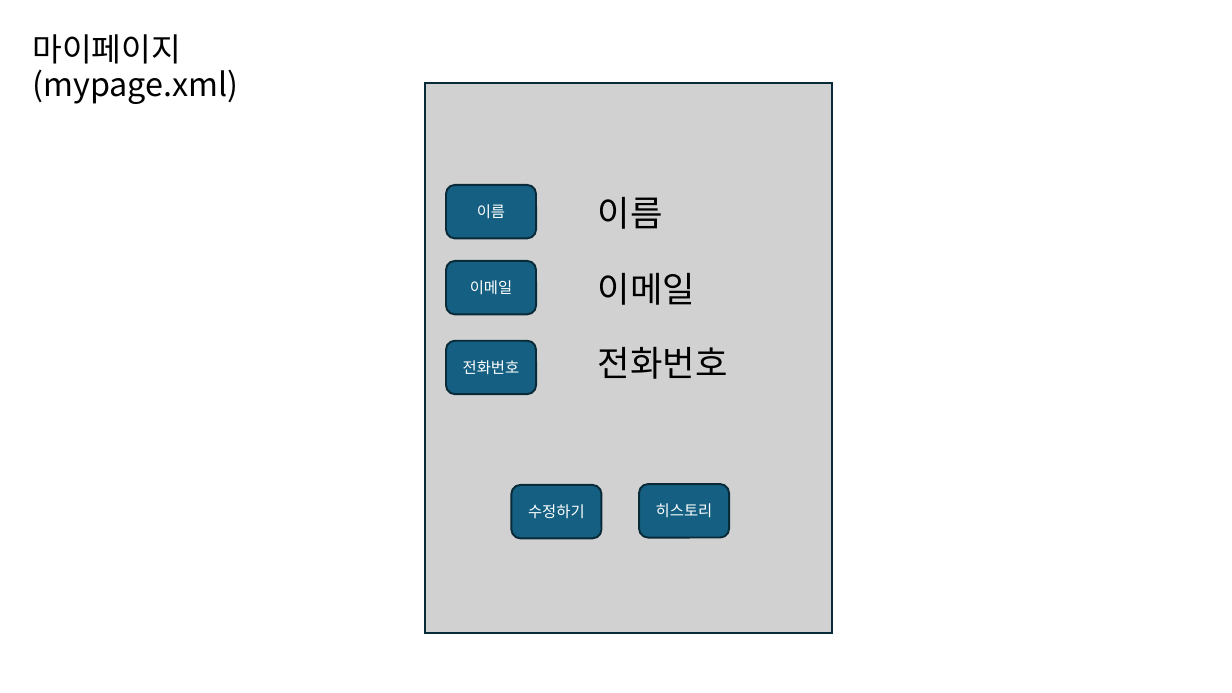
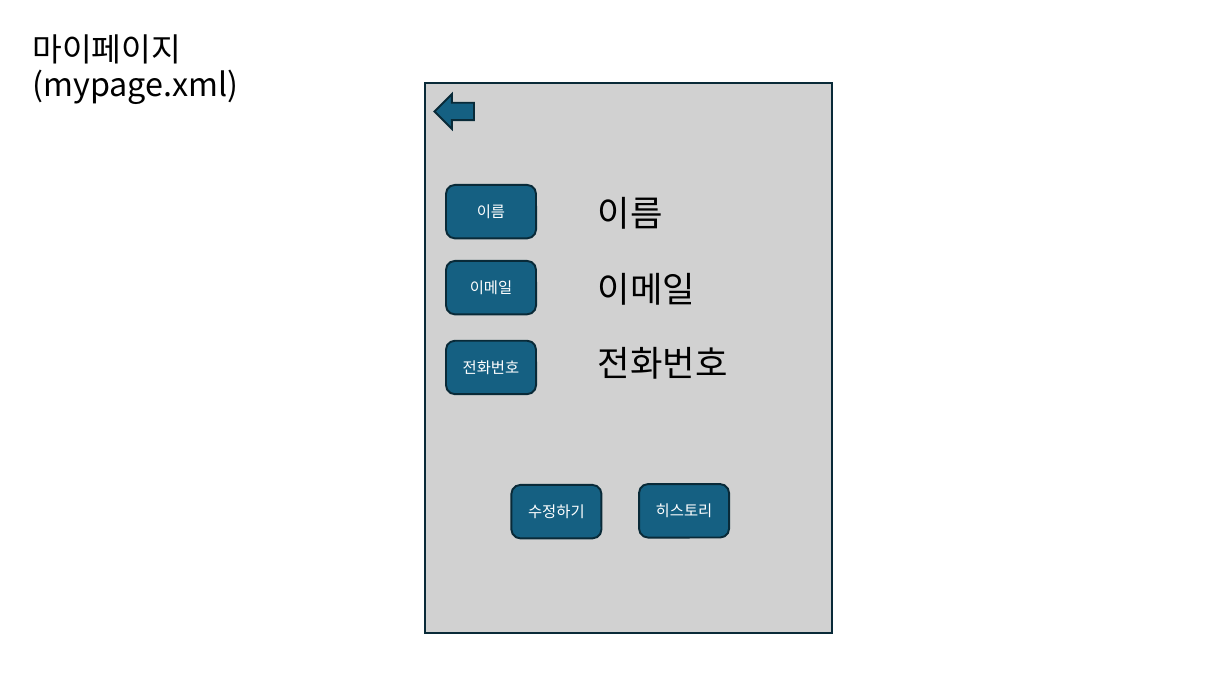
Before and after one commit to KIMSMING/AICO, a slide deck: slide 9 of 설계서/에코 화면 설계서0401.pptx (slide 10 before the commit). Drawn at 1232x693 pixels with LibreOffice and Linux fonts; fonts in the diff are those of the drawing. Boxes give left, top, right and bottom in pixels: in the first picture for what was removed or moved away, otherwise in the second. Text is boxed around its words. In the diff, an @@ line names an element or a change of style, - is before the commit and + after.

```diff
--- a/설계서/에코 화면 설계서0401.pptx
+++ b/설계서/에코 화면 설계서0401.pptx
@@ left arrow added at [434, 94, 474, 129], fill #156082, outline #092A39 1.5 pt @@
```
Also in this commit, not shown: 1 other slide changed, 5 slides added.
